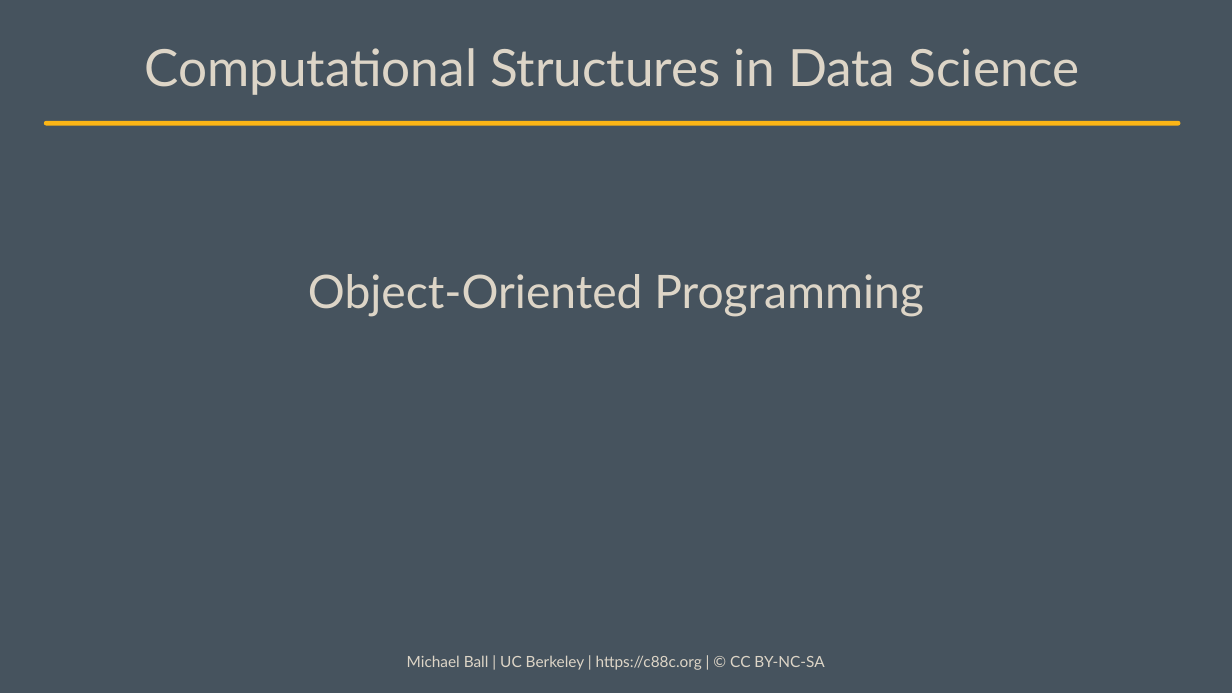
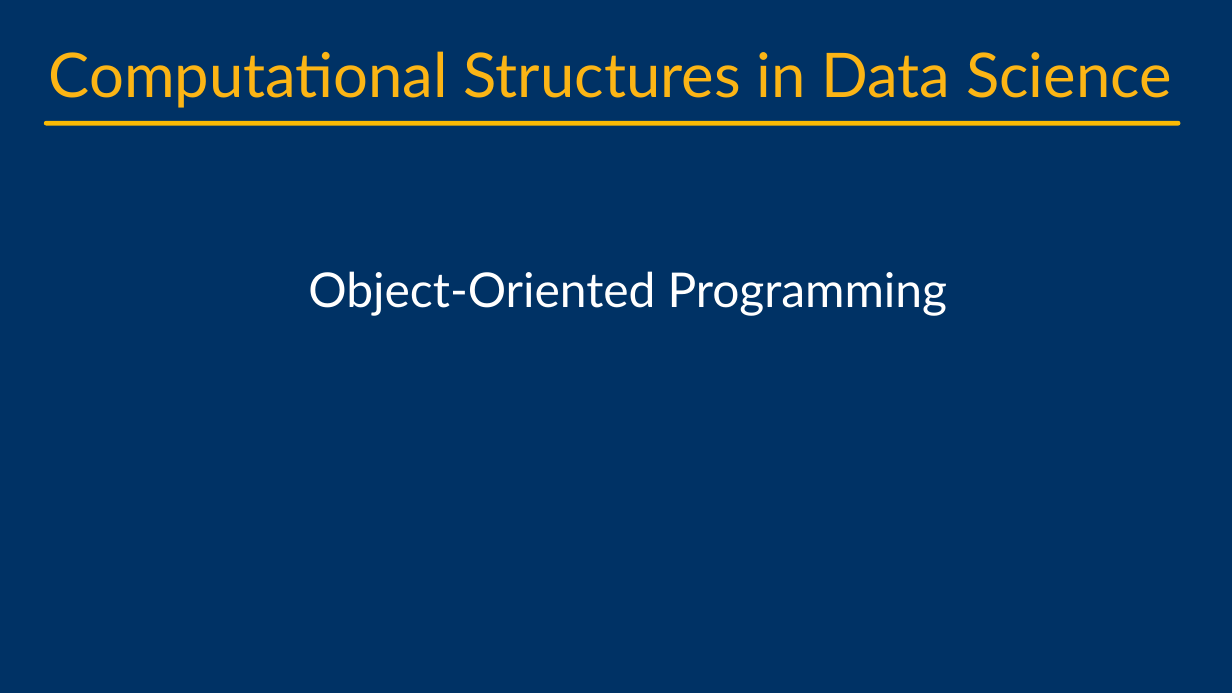
Before and after one commit to cs88-website/sp24, a slide deck: slide 3 of assets/slides/sp24/14-OOP.pptx. Drawn at 1232x693 pixels with LibreOffice and Linux fonts; fonts in the diff are those of the drawing; background and template pictures are left out. Boxes give left, top, right and bottom in pixels: in the first picture for what was removed or moved away, otherwise in the second. Text is boxed around its words. In the diff, an @@ line names an element or a change of style, - is before the commit and + after.

```diff
--- a/assets/slides/sp24/14-OOP.pptx
+++ b/assets/slides/sp24/14-OOP.pptx
@@ background #46535E to #003265 @@
@@ text "Computational Structures in Data Science": place and size @@
-text "Computational Structures in Data Science" at box(144, 48, 1080, 95)
+text "Computational Structures in Data Science" at box(49, 51, 1172, 108)
@@ text "Computational Structures in Data Science" at box(49, 51, 1172, 108): size 40 to 48 pt, text colour #DDD5C7 to #FCB515 @@
@@ line (46, 123) - (1178, 123): stroke #FCB515 3.75 pt to #FBBA03 3.75 pt @@
@@ title "Object-Oriented Programming" at box(308, 271, 947, 316): size 36 to 37.3 pt, text colour #DDD5C7 to #FFFFFF @@
@@ text removed at box(407, 655, 824, 670) @@
-Michael Ball | UC Berkeley | https://c88c.org | © CC BY-NC-SA
```
Also in this commit, not shown: 23 other slides changed, 2 slides added, 1 slide removed, 3 other files.
